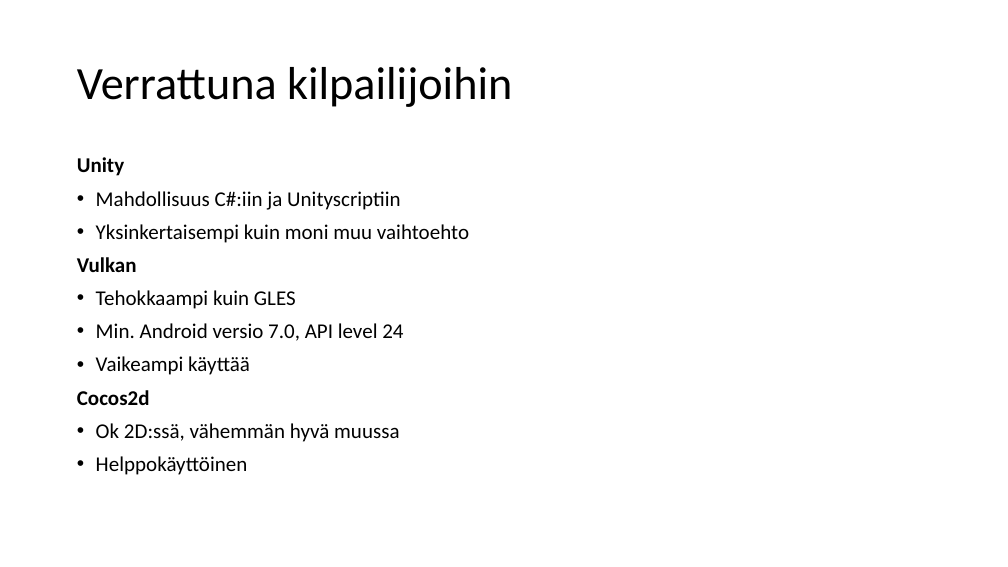
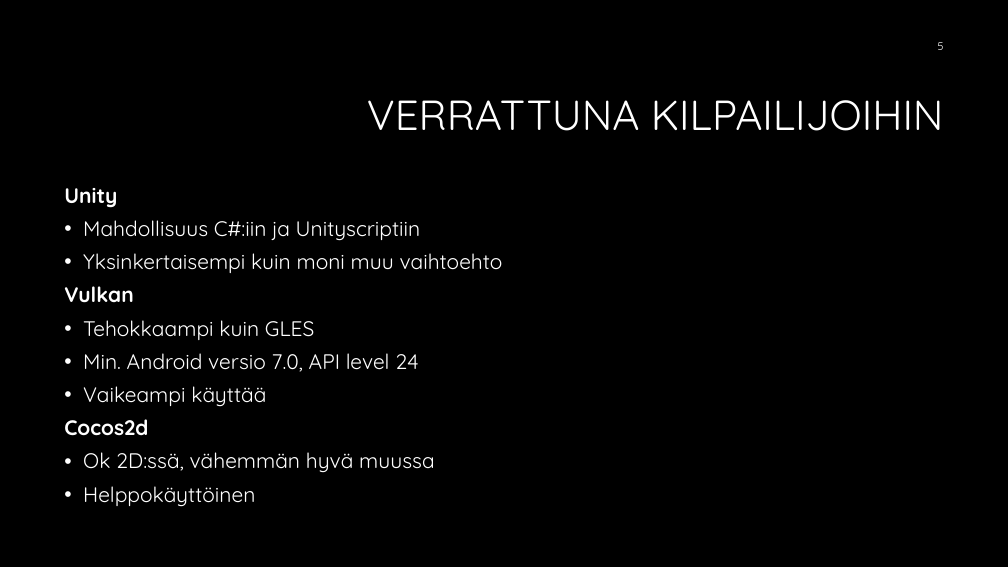
Before and after one commit to Jisti007/Mobile-Project-ideal-broccoli, a slide deck: slide 5 of presentation/OpenGL ES 3.pptx. Drawn at 1008x567 pixels with LibreOffice and Linux fonts; fonts in the diff are those of the drawing; background and template pictures are left out. Boxes give left, top, right and bottom in pixels: in the first picture for what was removed or moved away, otherwise in the second. Text is boxed around its words. In the diff, an @@ line names an element or a change of style, - is before the commit and + after.

```diff
--- a/presentation/OpenGL ES 3.pptx
+++ b/presentation/OpenGL ES 3.pptx
@@ background #FFFFFF to #000000 @@
@@ page number added at box(938, 42, 944, 50), 10.5 pt, text #FFFFFF @@
+5
@@ title at box(367, 100, 944, 131): text changed; size 44 to 40 pt; font Calibri to Quicksand; text colour #000000 to #FFFFFF @@
-Verrattuna kilpailijoihin
+VERRATTUNA KILPAILIJOIHIN
@@ text "Unity": place and size @@
-text "Unity" at box(77, 157, 469, 475)
+text "Unity" at box(64, 188, 503, 507)
@@ text "Unity" at box(64, 188, 503, 507): font Calibri to Quicksand, text colour #000000 to #FFFFFF @@
```
Also in this commit, not shown: 4 other slides changed, 1 slide added, 1 slide removed, 2 other files.
